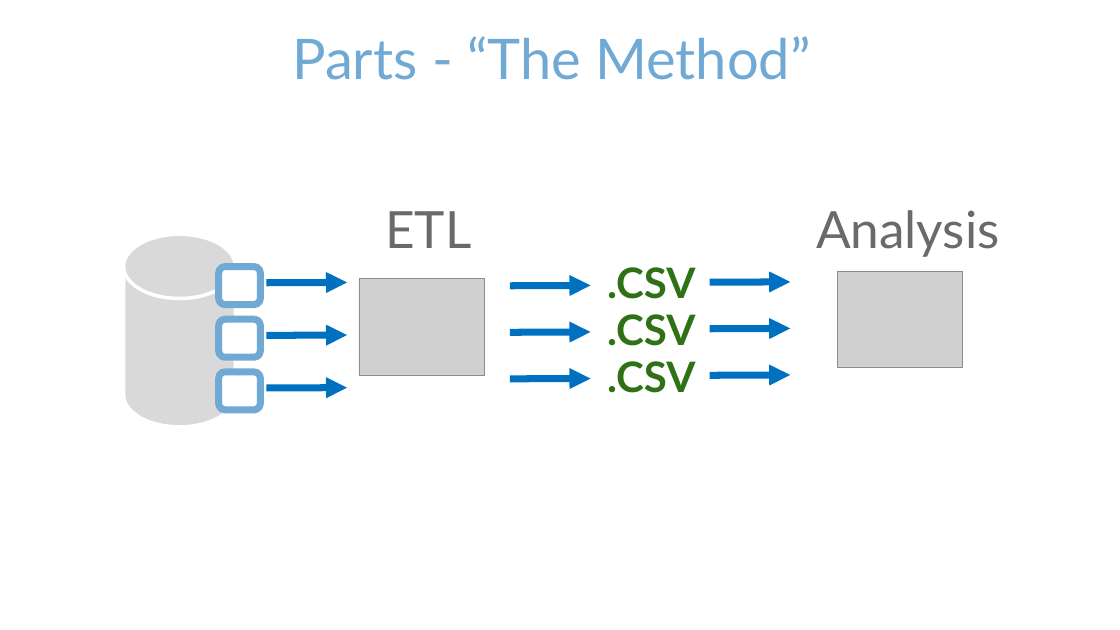
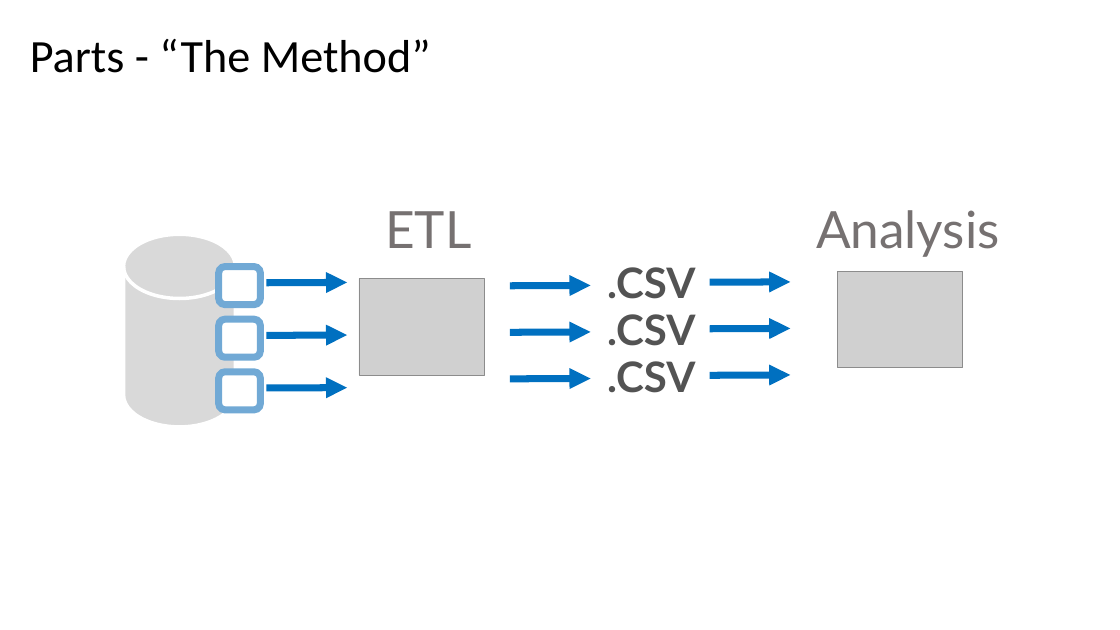
Before and after one commit to blairj09/odbc-webinar, a slide deck: slide 12 of odbc-with-r-overview.pptx. Drawn at 1120x630 pixels with LibreOffice and Linux fonts; fonts in the diff are those of the drawing; grey boxes stand for pictures; background and template pictures are left out. Boxes give left, top, right and bottom in pixels: in the first picture for what was removed or moved away, otherwise in the second. Text is boxed around its words. In the diff, an @@ line names an element or a change of style, - is before the commit and + after.

Commit message:
Update slide deck theme

```diff
--- a/odbc-with-r-overview.pptx
+++ b/odbc-with-r-overview.pptx
@@ title "Parts - “The Method”" at bbox=[30, 39, 431, 73]: size 48 to 39.6 pt, font Lato to Calibri, text colour #71A9D5 to #000000; alignment centre to left; line spacing 1 to 0.9 @@
@@ text colour #2E7116 to #525252 in 3 elements at bbox=[607, 267, 695, 299], bbox=[607, 314, 695, 346], bbox=[607, 361, 695, 393] @@
```
Also in this commit, not shown: 24 other slides changed.
